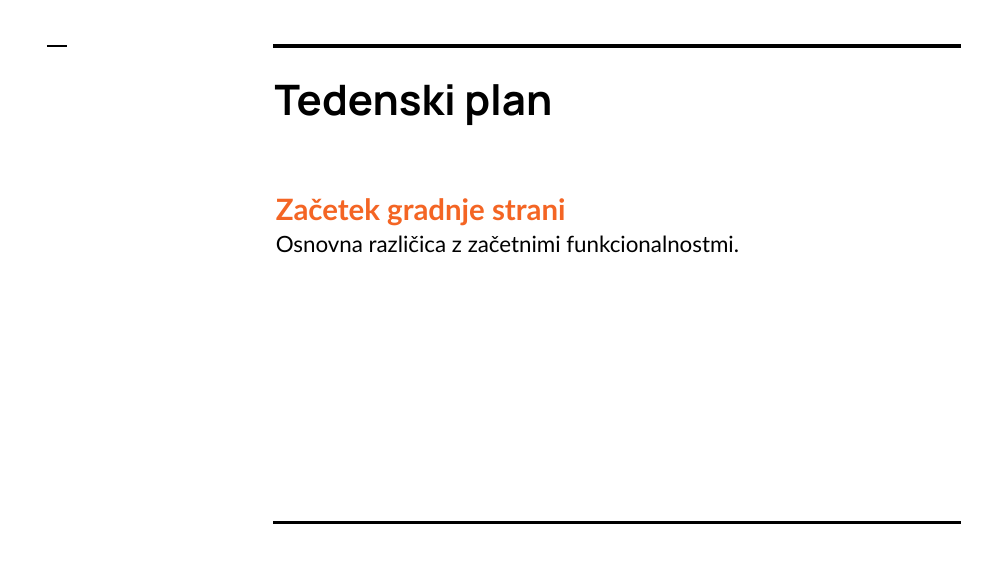
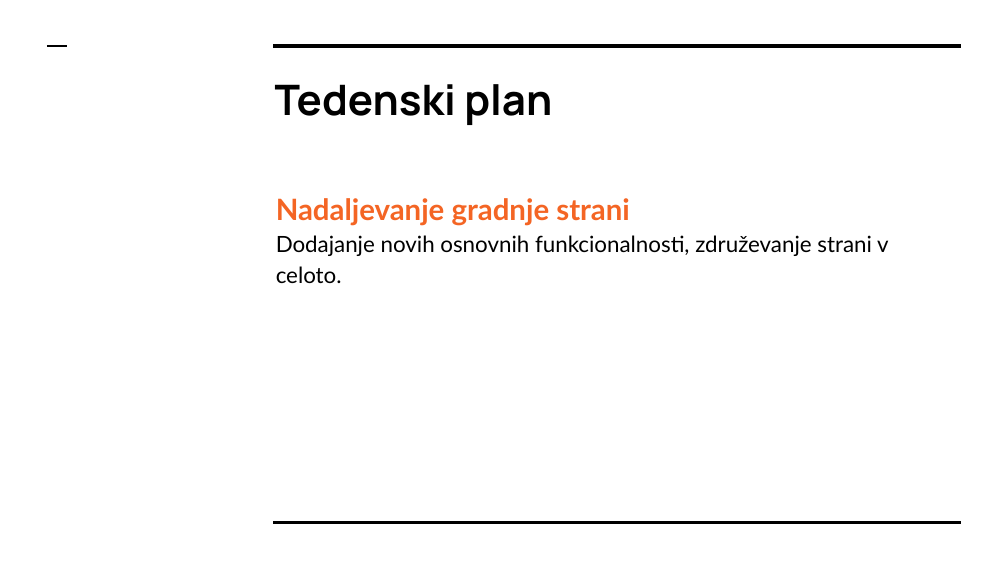
Before and after one commit to MatijaDolzan/Praktikum7, a slide deck: slide 7 of Predstavitve/Praktikum II - Skupina 7 - Teden 2.pptx. Drawn at 1008x567 pixels with LibreOffice and Linux fonts; fonts in the diff are those of the drawing. Boxes give left, top, right and bottom in pixels: in the first picture for what was removed or moved away, otherwise in the second. Text is boxed around its words. In the diff, an @@ line names an element or a change of style, - is before the commit and + after.

Commit message:
PPT

```diff
--- a/Predstavitve/Praktikum II - Skupina 7 - Teden 2.pptx
+++ b/Predstavitve/Praktikum II - Skupina 7 - Teden 2.pptx
@@ text at (x1=276, y1=198, x2=889, y2=283): text changed @@
-Začetek gradnje strani
-Osnovna različica z začetnimi funkcionalnostmi.
+Nadaljevanje gradnje strani
+Dodajanje novih osnovnih funkcionalnosti, združevanje strani v celoto.
```
Also in this commit, not shown: 4 other slides changed.
